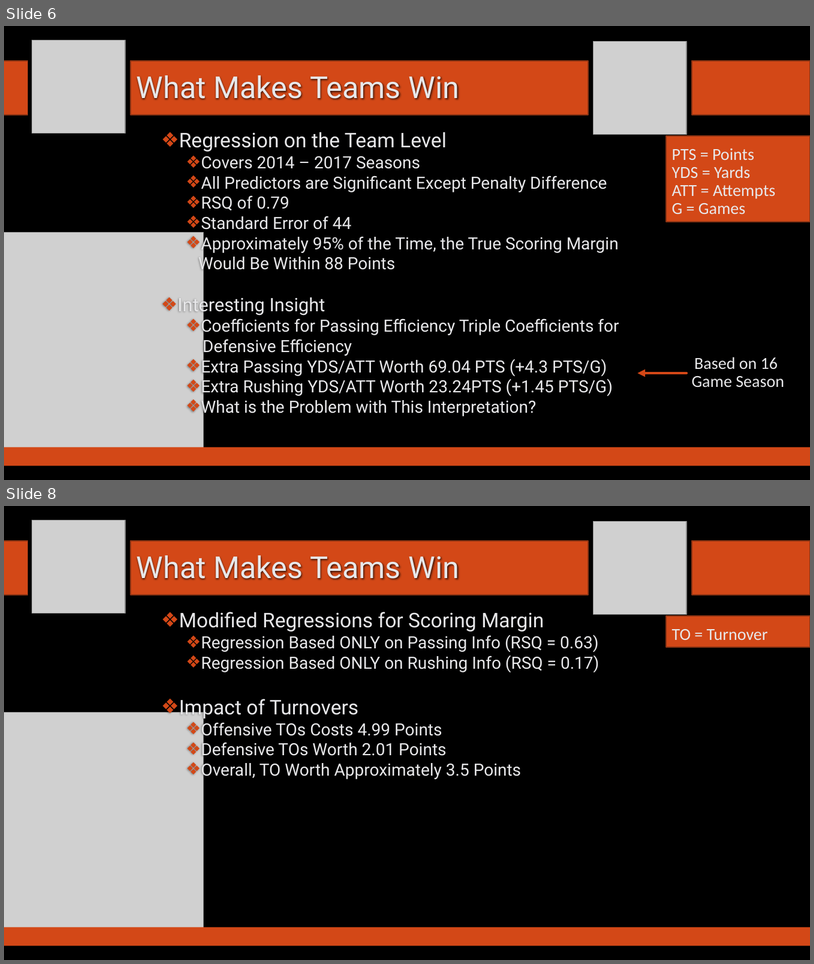
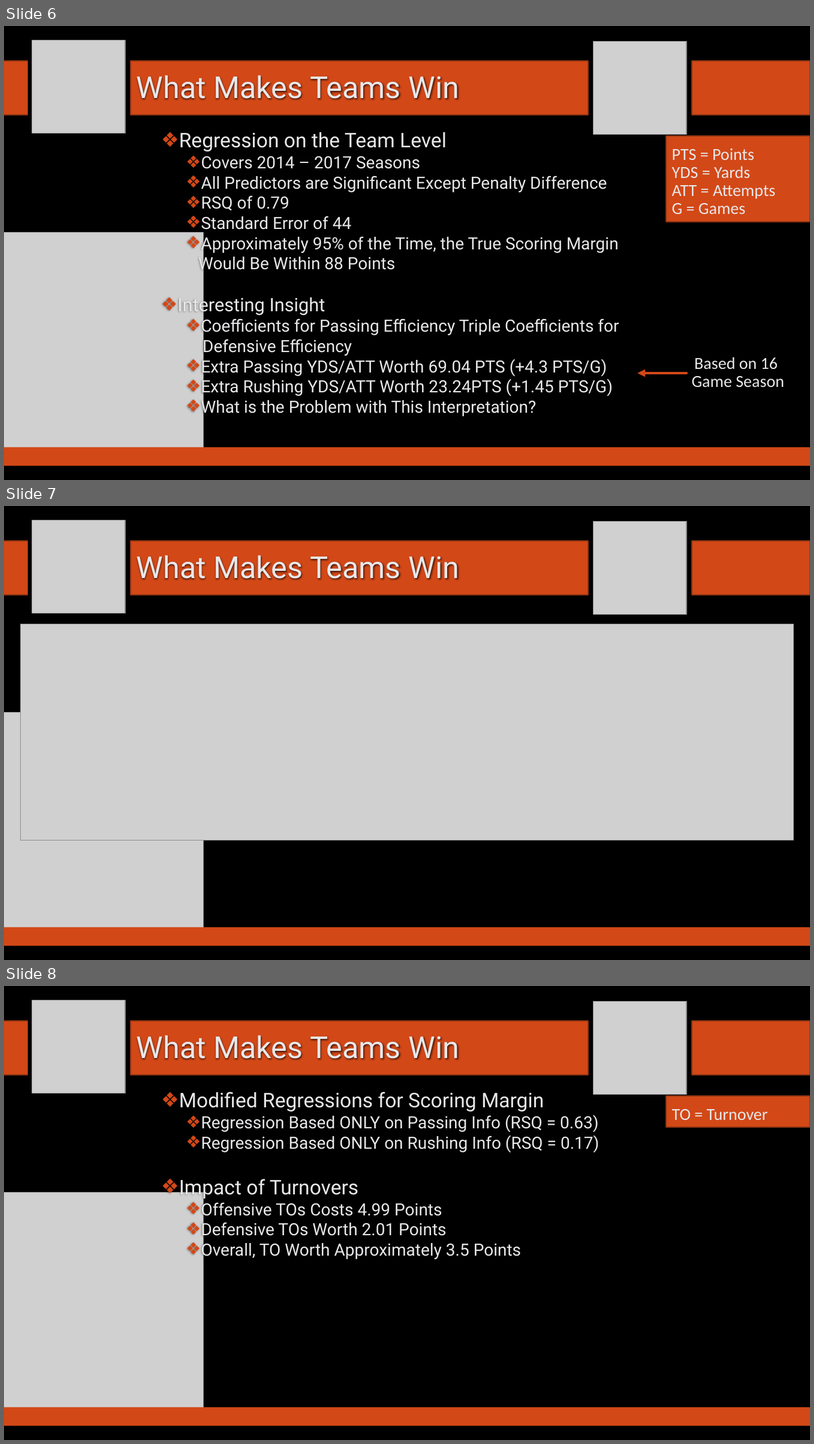
Before and after one commit to SuperMarioGiacomazzo/STOR538_WEBSITE, a slide deck: Slides/Football 1/Footballl_1_Lecture.pptx. Shown one above the other, each under a label of ours: slides 6 and 8 before the commit, slides 6, 7 and 8 after it; the slides between them are not shown. The pictures are 814x964 and 814x1444 pixels, drawn with LibreOffice and Linux fonts; fonts in the diff are those of the drawing; grey boxes stand for pictures; background and template pictures are left out. Boxes give left, top, right and bottom in pixels: in the first picture for what was removed or moved away, otherwise in the second. Text is boxed around its words. In the diff, an @@ line names an element or a change of style, - is before the commit and + after.

```diff
--- a/Slides/Football 1/Footballl_1_Lecture.pptx
+++ b/Slides/Football 1/Footballl_1_Lecture.pptx
@@ slide 7 added at <box>4,506,810,960</box>, background picture (left out) @@
@@ picture added at <box>32,520,126,613</box> @@
@@ picture added at <box>594,521,687,614</box> @@
@@ rectangle added at <box>4,541,27,595</box>, fill #D34817, outline #8B3314 1.25 pt @@
@@ rectangle added at <box>131,541,589,595</box>, fill #D34817, outline #8B3314 1.25 pt @@
@@ rectangle added at <box>692,541,810,595</box>, fill #D34817, outline #8B3314 1.25 pt @@
@@ title added at <box>137,555,459,580</box>, 36 pt, text #E8E8EA @@
+What Makes Teams Win
@@ picture added at <box>20,624,794,840</box> @@
@@ picture added at <box>4,712,204,928</box> @@
@@ rectangle added at <box>4,927,810,946</box>, fill #D34817 @@
```
Also in this commit, not shown: 1 slide changed, 10 other files.
